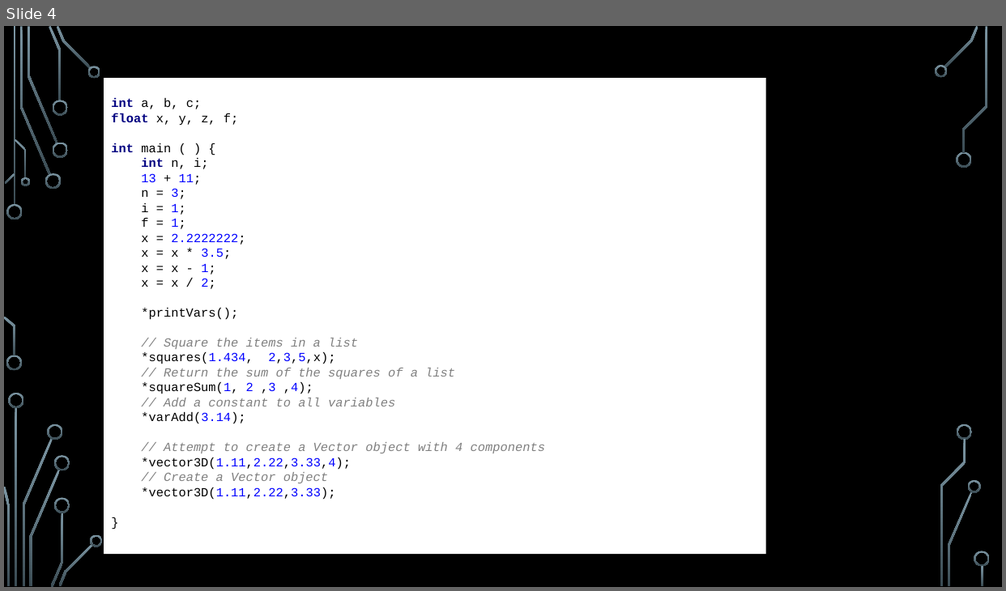
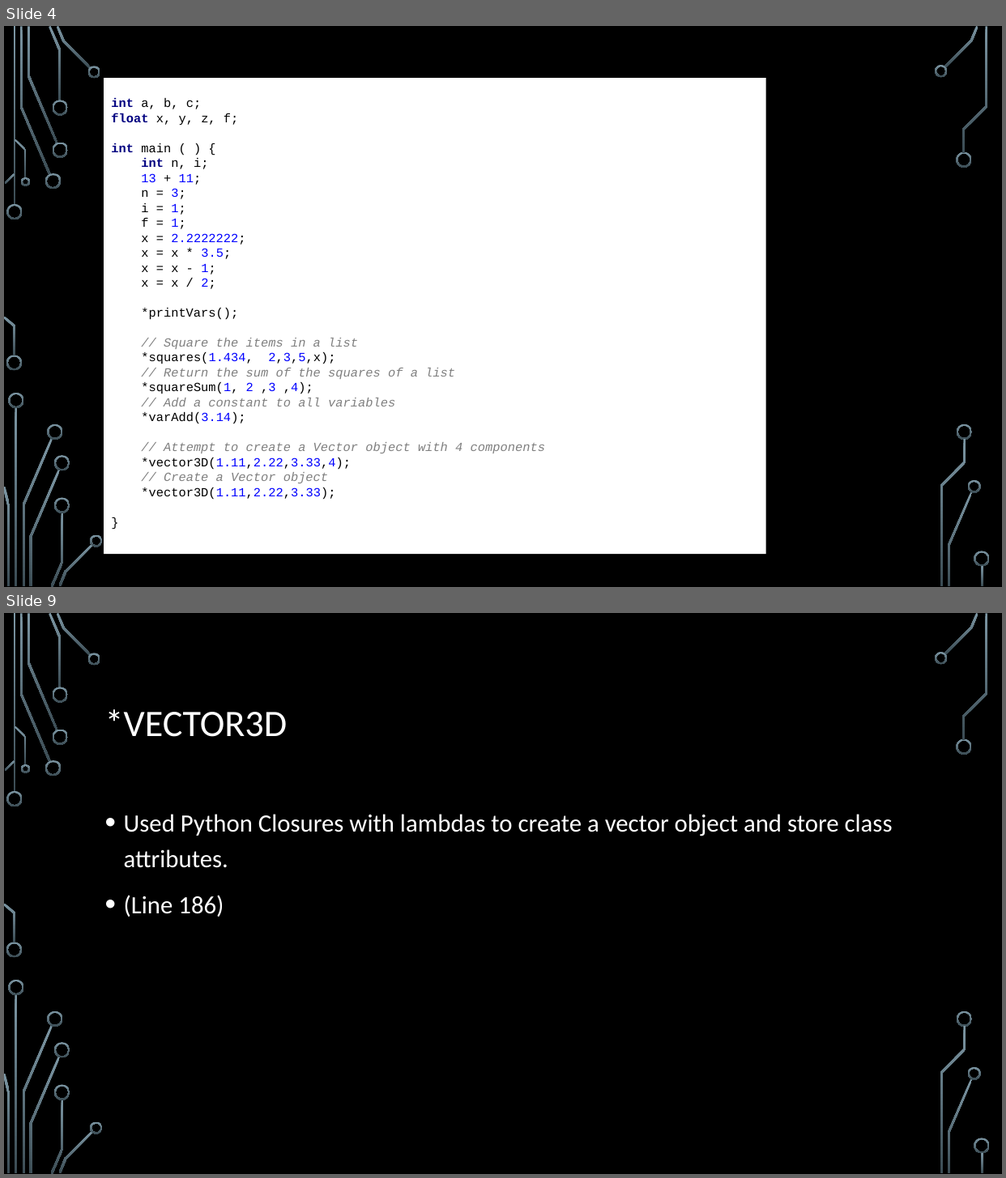
Before and after one commit to Pavilionall/PLProjectFinal, a slide deck: HMM mas.pptx. Shown one above the other, each under a label of ours: slide 4 before the commit, slides 4 and 9 after it; the slides between them are not shown. The pictures are 1006x591 and 1006x1178 pixels, drawn with LibreOffice and Linux fonts; fonts in the diff are those of the drawing; background and template pictures are left out. Boxes give left, top, right and bottom in pixels: in the first picture for what was removed or moved away, otherwise in the second. Text is boxed around its words. In the diff, an @@ line names an element or a change of style, - is before the commit and + after.

```diff
--- a/HMM mas.pptx
+++ b/HMM mas.pptx
@@ slide 9 added at (4, 613, 1002, 1174), background picture (left out); not listed: 36 template elements that a slide beside it also shows @@
@@ title added at (105, 709, 288, 737), 36 pt, text #FFFFFF @@
+*VECTOR3D
@@ text added at (124, 814, 893, 917), 24 pt, text #FFFFFF @@
+• Used Python Closures with lambdas to create a vector object and store class attributes.
+• (Line 186)
```
Also in this commit, not shown: 1 slide changed, 6 other slides added, 1 slide removed.
